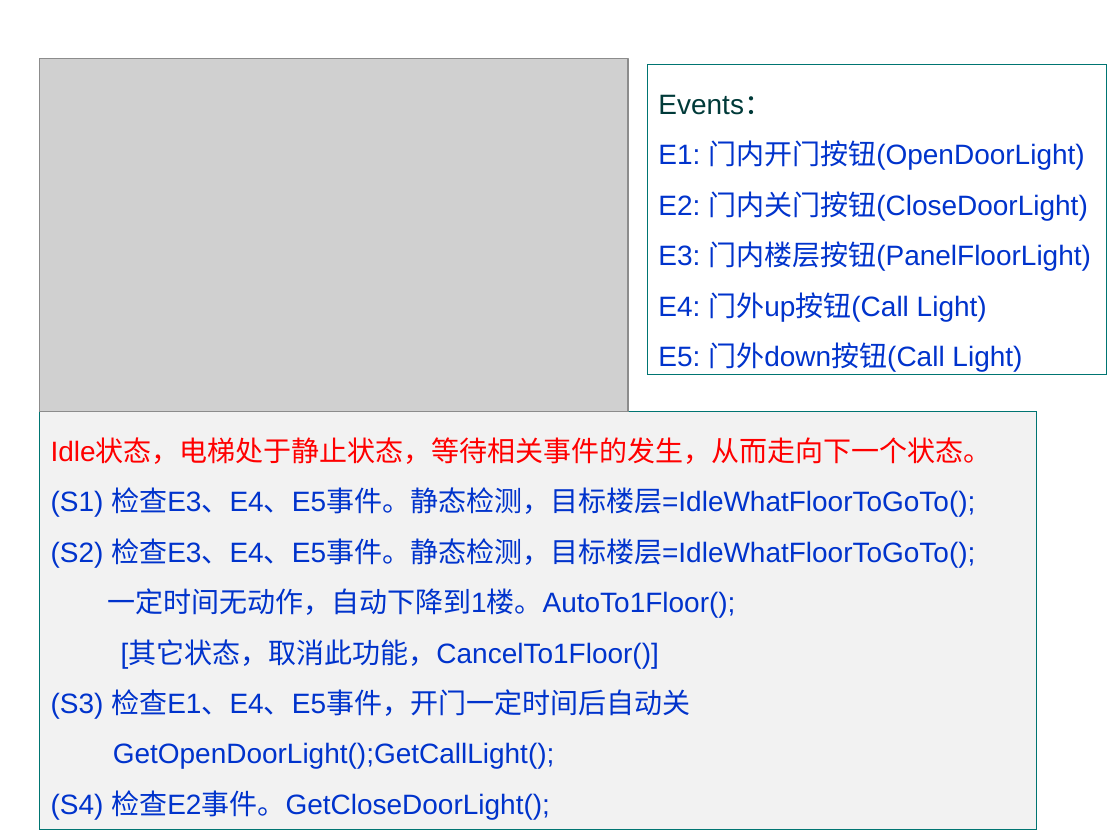
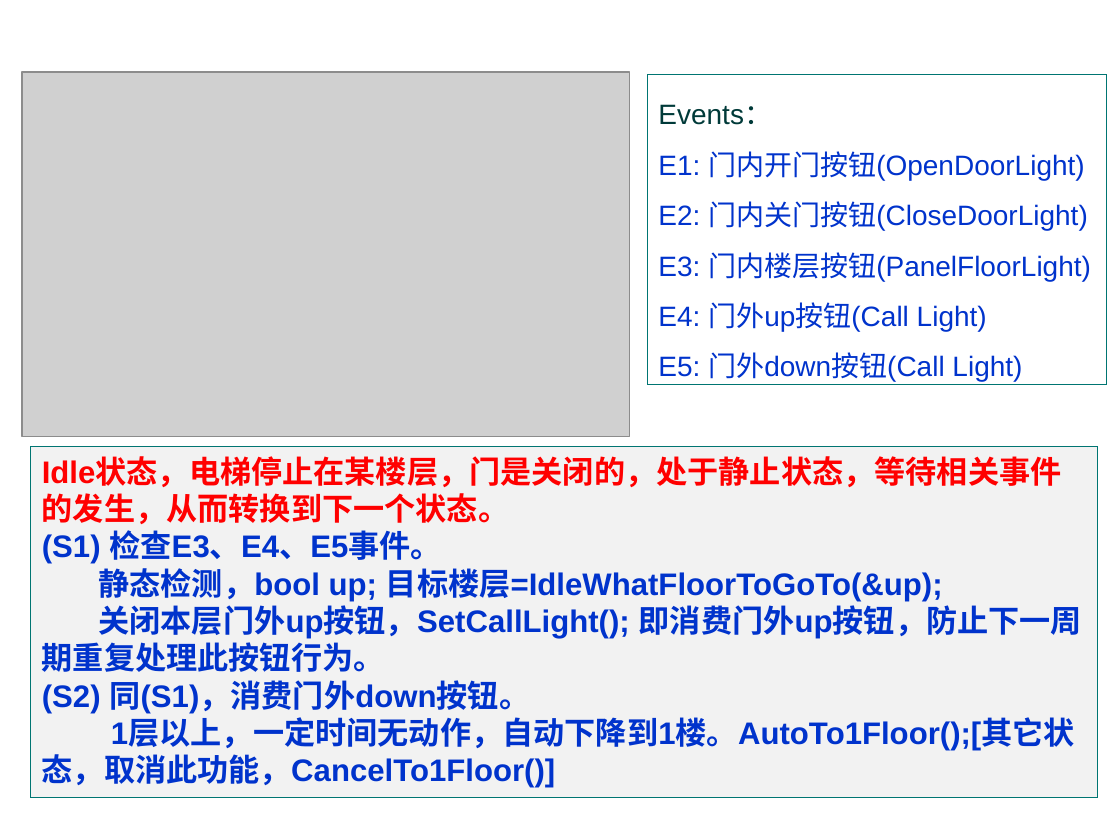
Before and after one commit to jtrfid/C-Repositories, a slide deck: slide 25 of C语言课程设计/2016/Garage_mfc/状态和状态机.pptx. Drawn at 1120x840 pixels with LibreOffice and Linux fonts; fonts in the diff are those of the drawing; grey boxes stand for pictures; background and template pictures are left out. Boxes give left, top, right and bottom in pixels: in the first picture for what was removed or moved away, otherwise in the second. Text is boxed around its words. In the diff, an @@ line names an element or a change of style, - is before the commit and + after.

Commit message:
修订状态图

```diff
--- a/C语言课程设计/2016/Garage_mfc/状态和状态机.pptx
+++ b/C语言课程设计/2016/Garage_mfc/状态和状态机.pptx
@@ picture: place and size @@
-picture at <box>39,58,627,411</box>
+picture at <box>22,72,631,436</box>
@@ rectangle "Events：": place and size @@
-rectangle "Events：" at <box>647,64,1107,374</box>
+rectangle "Events：" at <box>647,75,1107,385</box>
@@ rectangle "Idle状态，电梯停止在某楼层，门是关闭的，处于静止状态，等待相关事件的发生，从而转换到下一个状态。": place and size @@
-rectangle "Idle状态，电梯停止在某楼层，门是关闭的，处于静止状态，等待相关事件的发生，从而转换到下一个状态。" at <box>39,411,1036,830</box>
+rectangle "Idle状态，电梯停止在某楼层，门是关闭的，处于静止状态，等待相关事件的发生，从而转换到下一个状态。" at <box>31,447,1099,797</box>
@@ text in rectangle at <box>42,458,1082,788</box>: text changed; size 18 to 20 pt; bold on @@
-Idle状态，电梯处于静止状态，等待相关事件的发生，从而走向下一个状态。
-(S1) 检查E3、E4、E5事件。静态检测，目标楼层=IdleWhatFloorToGoTo();
-(S2) 检查E3、E4、E5事件。静态检测，目标楼层=IdleWhatFloorToGoTo();
-一定时间无动作，自动下降到1楼。AutoTo1Floor();
-[其它状态，取消此功能，CancelTo1Floor()]
-(S3) 检查E1、E4、E5事件，开门一定时间后自动关
-GetOpenDoorLight();GetCallLight();
-(S4) 检查E2事件。GetCloseDoorLight();
+Idle状态，电梯停止在某楼层，门是关闭的，处于静止状态，等待相关事件的发生，从而转换到下一个状态。
+(S1) 检查E3、E4、E5事件。
+静态检测，bool up; 目标楼层=IdleWhatFloorToGoTo(&up);
+关闭本层门外up按钮，SetCallLight(); 即消费门外up按钮，防止下一周期重复处理此按钮行为。
+(S2) 同(S1)，消费门外down按钮。
+1层以上，一定时间无动作，自动下降到1楼。AutoTo1Floor();[其它状态，取消此功能，CancelTo1Floor()]
```
Also in this commit, not shown: 1 other slide changed, 2 slides added, 1 other file.
